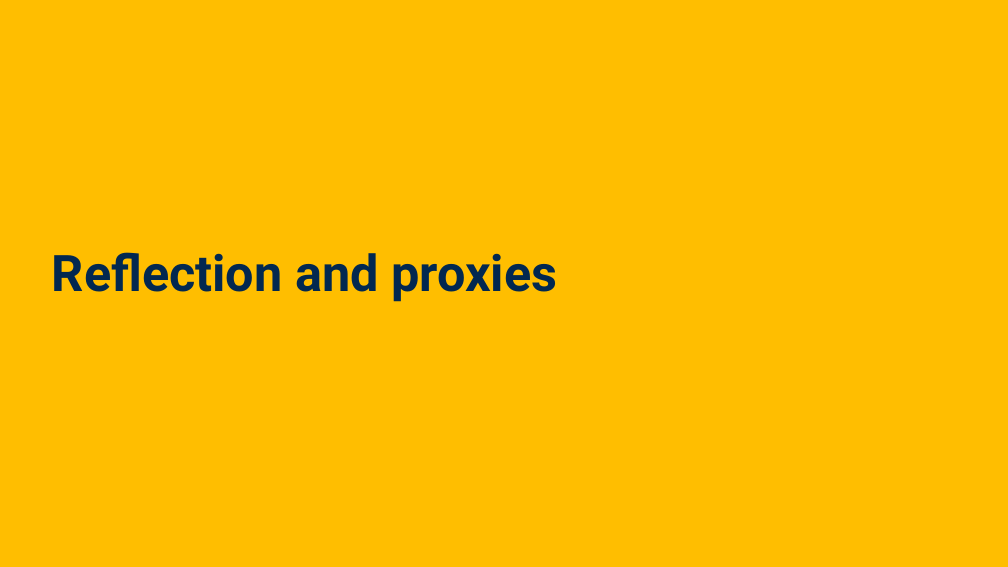
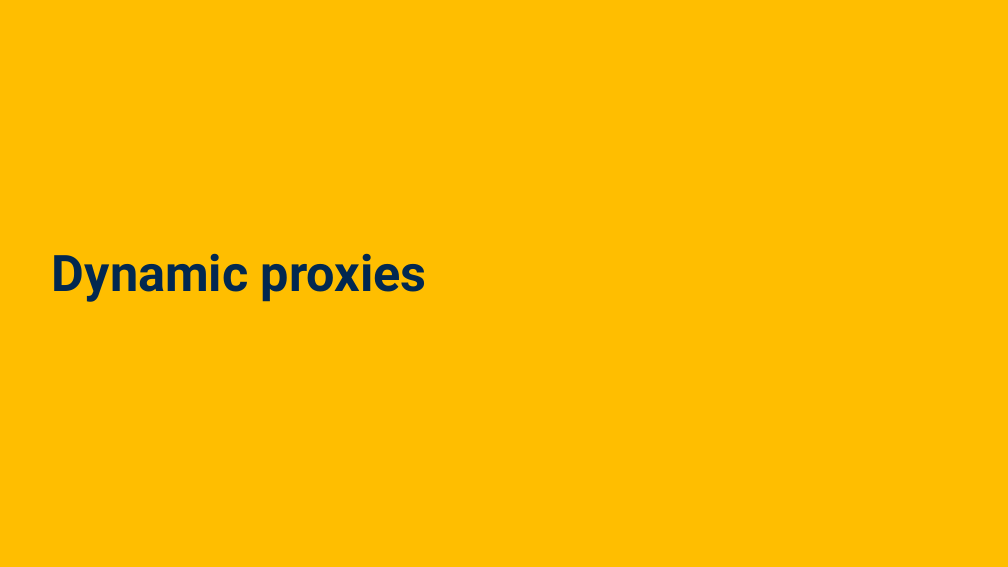
Before and after one commit to davsec-teaching/ECS_160, a slide deck: slide 62 of slides/Reflection.pptx (slide 70 before the commit). Drawn at 1008x567 pixels with LibreOffice and Linux fonts; fonts in the diff are those of the drawing; background and template pictures are left out. Boxes give left, top, right and bottom in pixels: in the first picture for what was removed or moved away, otherwise in the second. Text is boxed around its words. In the diff, an @@ line names an element or a change of style, - is before the commit and + after.

Commit message:
updates to Reflection

```diff
--- a/slides/Reflection.pptx
+++ b/slides/Reflection.pptx
@@ text at [52, 253, 427, 302]: text changed @@
-Reflection and proxies
+Dynamic proxies
```
Also in this commit, not shown: 15 other slides changed, 22 slides removed, 1 other file.
